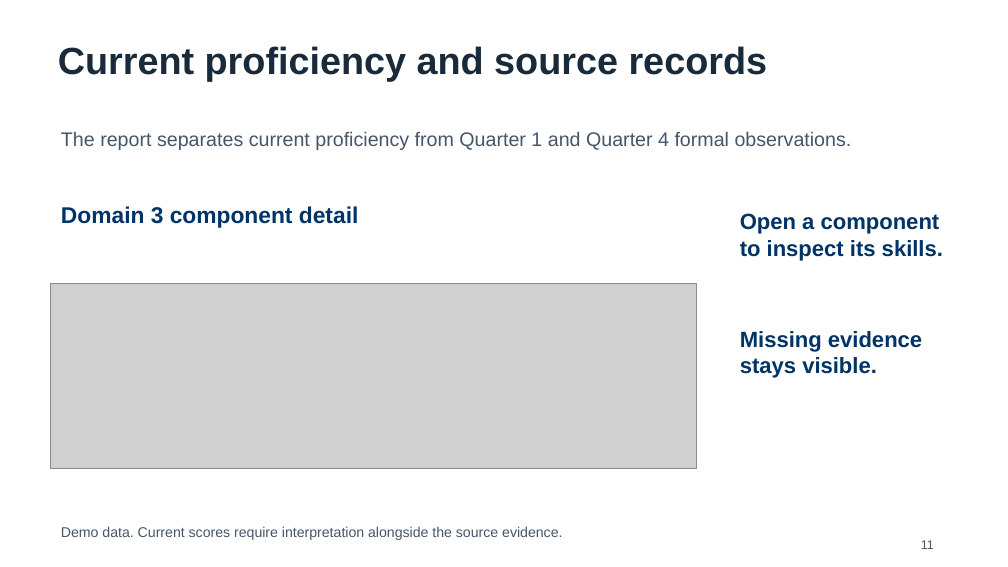
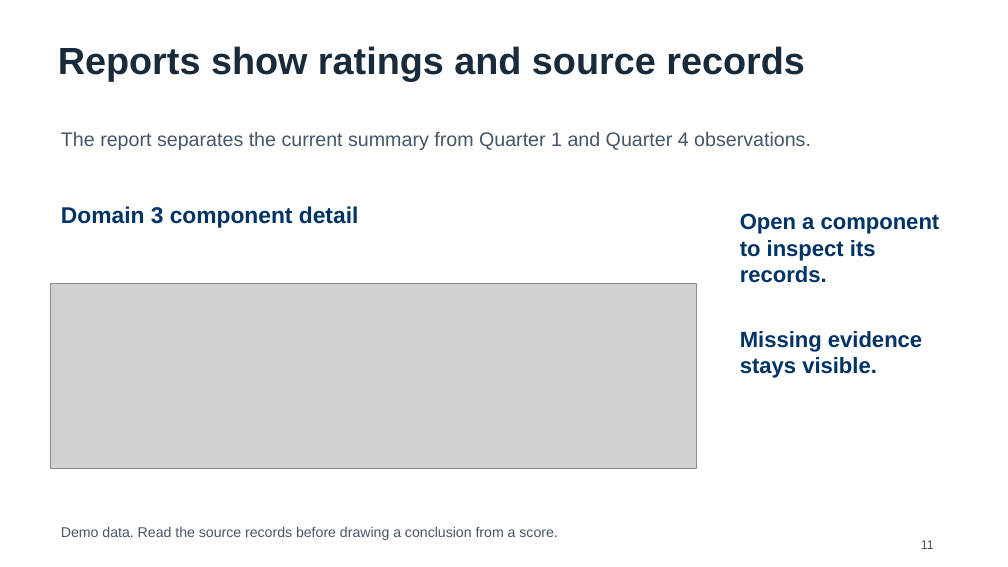
Before and after one commit to bodangren/ra-math-advantage, a slide deck: slide 11 of outputs/danielson-slt_20260907/output/HDKWA-Danielson-SLT-Feature-Review-Final.pptx. Drawn at 1008x567 pixels with LibreOffice and Linux fonts; fonts in the diff are those of the drawing; grey boxes stand for pictures. Boxes give left, top, right and bottom in pixels: in the first picture for what was removed or moved away, otherwise in the second. Text is boxed around its words. In the diff, an @@ line names an element or a change of style, - is before the commit and + after.

```diff
--- a/outputs/danielson-slt_20260907/output/HDKWA-Danielson-SLT-Feature-Review-Final.pptx
+++ b/outputs/danielson-slt_20260907/output/HDKWA-Danielson-SLT-Feature-Review-Final.pptx
@@ text at [58, 46, 805, 81]: text changed @@
-Current proficiency and source records
+Reports show ratings and source records
@@ text at [61, 131, 811, 150]: text changed @@
-The report separates current proficiency from Quarter 1 and Quarter 4 formal observations.
+The report separates the current summary from Quarter 1 and Quarter 4 observations.
@@ text at [740, 240, 876, 283]: text changed @@
-to inspect its skills.
+to inspect its records.
@@ text at [61, 526, 557, 540]: text changed @@
-Demo data. Current scores require interpretation alongside the source evidence.
+Demo data. Read the source records before drawing a conclusion from a score.
```
Also in this commit, not shown: 15 other slides changed, 2 slides added, 1 slide removed.
